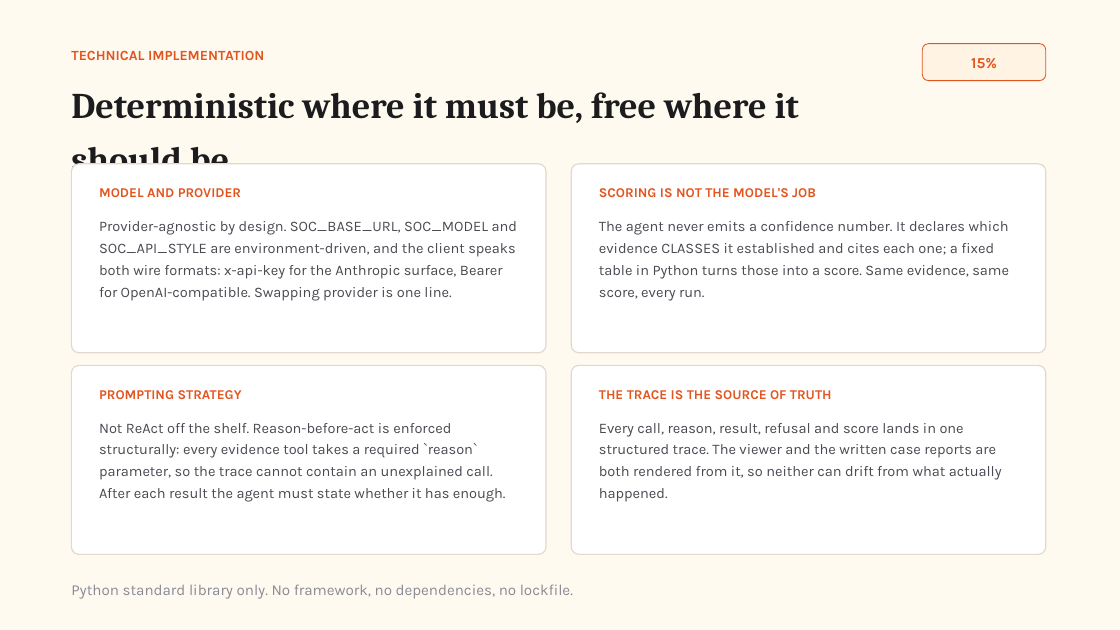
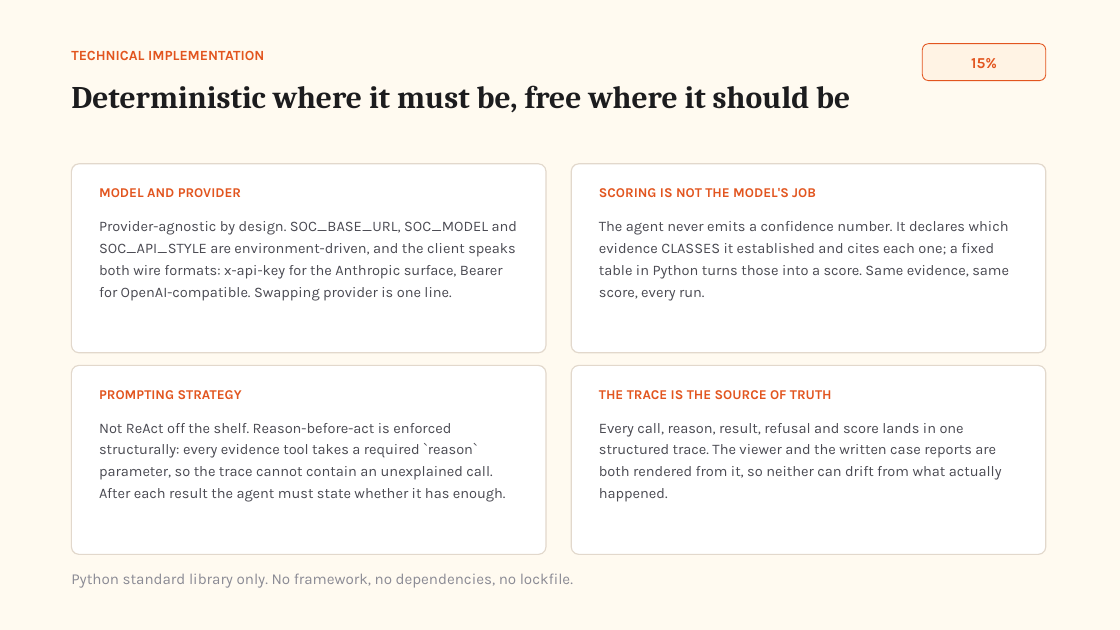
Before and after one commit to Graybeep/Dropout_Autonomous-SOC-Investigation-Response-Agent, a slide deck: slide 8 of deck.pptx (slide 6 before the commit). Drawn at 1120x630 pixels with LibreOffice and Linux fonts; fonts in the diff are those of the drawing. Boxes give left, top, right and bottom in pixels: in the first picture for what was removed or moved away, otherwise in the second. Text is boxed around its words. In the diff, an @@ line names an element or a change of style, - is before the commit and + after.

```diff
--- a/deck.pptx
+++ b/deck.pptx
@@ text "Deterministic where it must be, ..." at (x1=71, y1=85, x2=850, y2=113): size 31 to 27 pt @@
@@ text "Python standard library only. No ..." moved from (x1=71, y1=584, x2=573, y2=599) to (x1=71, y1=573, x2=573, y2=588) @@
```
Also in this commit, not shown: 7 other slides changed, 2 slides added, 1 other file.
